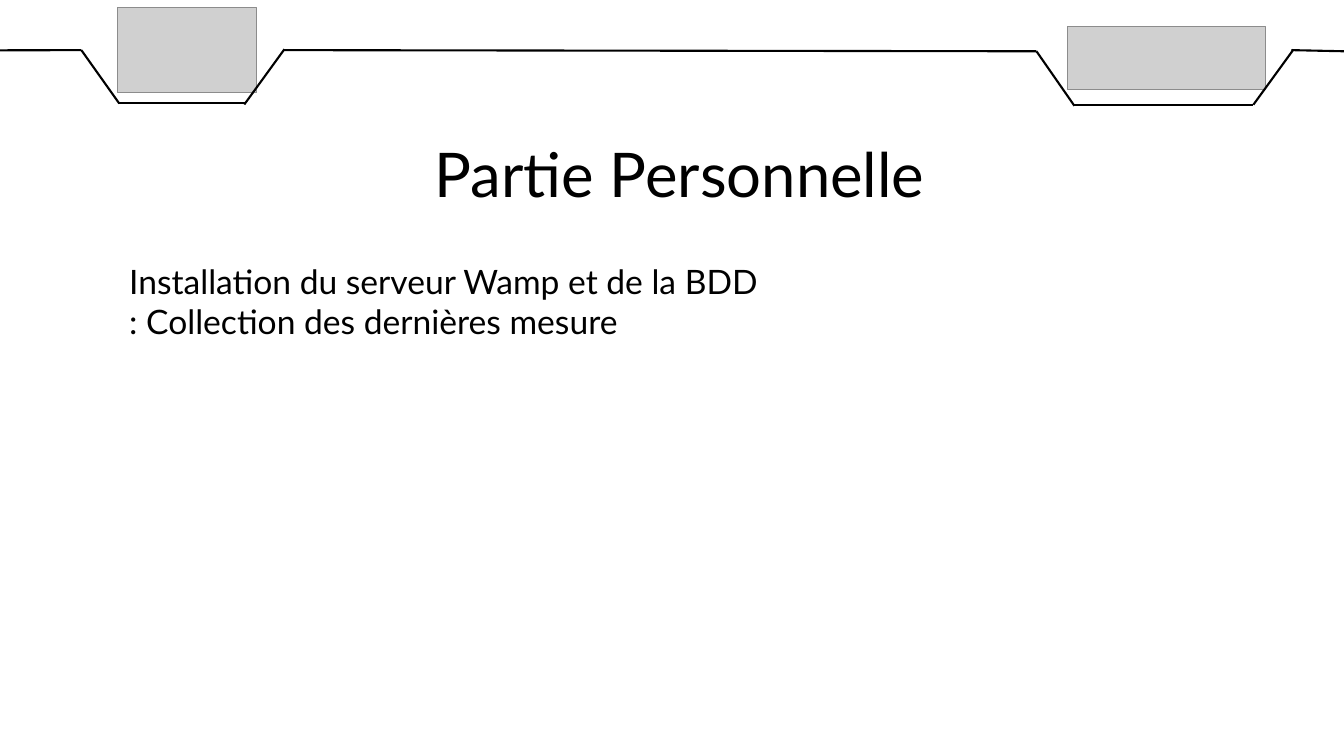
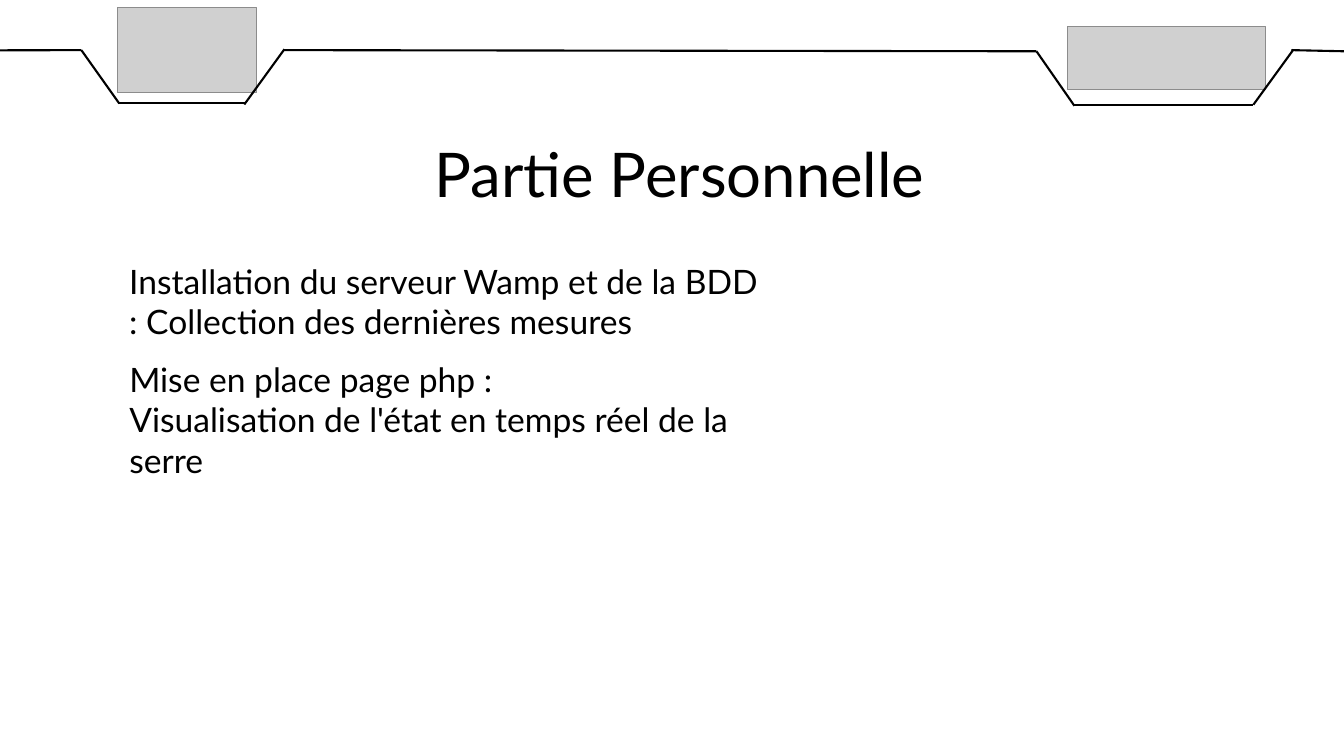
Before and after one commit to DylanChe/SupervisionSerre, a slide deck: slide 4 of oral_projet/diaporama_revue_1_samuel.pptx. Drawn at 1344x756 pixels with LibreOffice and Linux fonts; fonts in the diff are those of the drawing; grey boxes stand for pictures. Boxes give left, top, right and bottom in pixels: in the first picture for what was removed or moved away, otherwise in the second. Text is boxed around its words. In the diff, an @@ line names an element or a change of style, - is before the commit and + after.

Commit message:
Maj Diapo Revue 1

```diff
--- a/oral_projet/diaporama_revue_1_samuel.pptx
+++ b/oral_projet/diaporama_revue_1_samuel.pptx
@@ text at <box>129,269,758,335</box>: text changed @@
-Installation du serveur Wamp et de la BDD : Collection des dernières mesure
+Installation du serveur Wamp et de la BDD : Collection des dernières mesures
@@ text added at <box>129,367,728,438</box>, 24 pt, text #000000 @@
+Mise en place page php :
+Visualisation de l'état en temps réel de la serre
```
